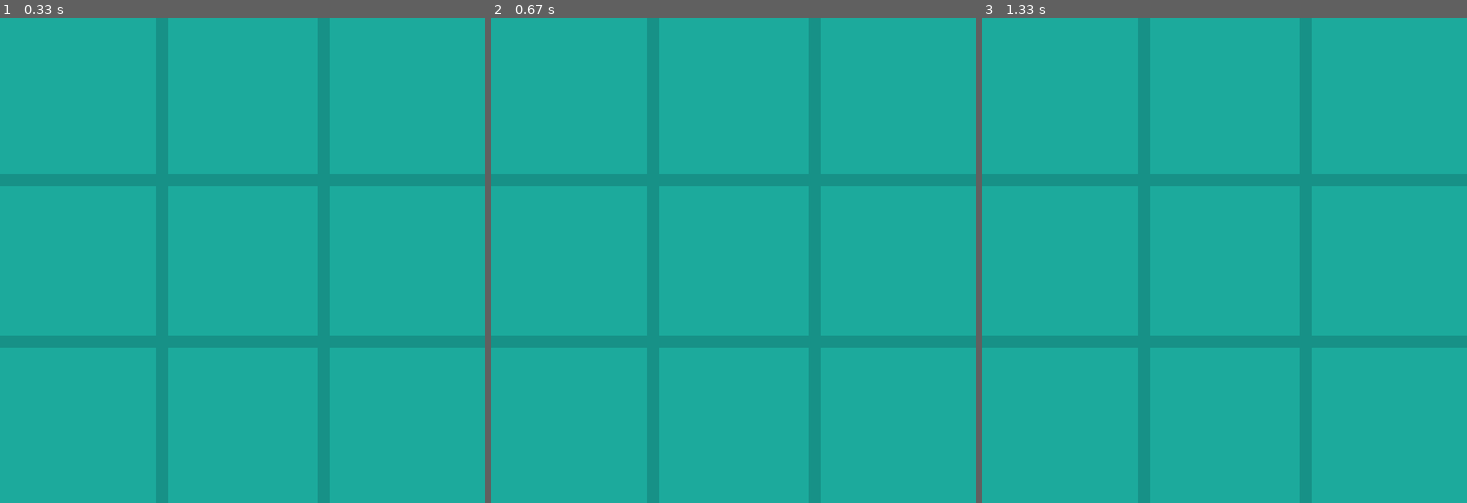
Above: before the commit, frames 1-3 (left to right).
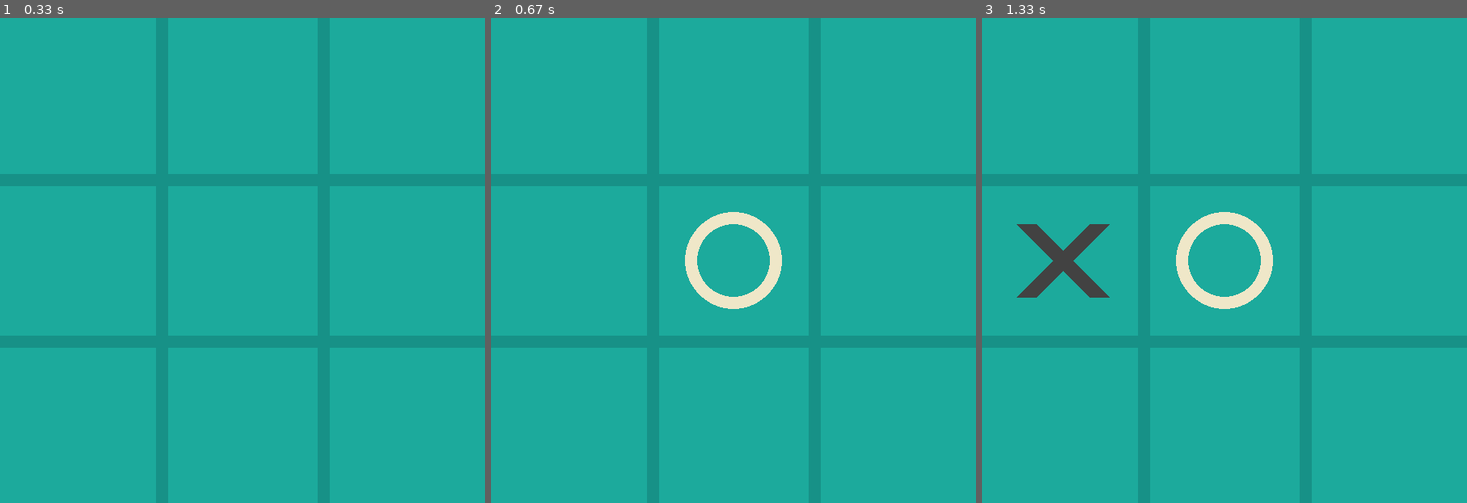
Above: after the commit, the same moments.

Repository: aa-ag/tictactoe
Game: pygame game, started from pygamev.py
Same seed, same stepped clock (60 frames per second), same inputs: the game is played once before the commit and once after it.
Inputs (mouse positions are in pixels of both pictures, inside the frame that each line leads up to):
- Up to frame 1 (0.33 s): no input
- Up to frame 2 (0.67 s): click (733, 260) at 0.38 s
- Up to frame 3 (1.33 s): click (1108, 265) at 0.72 s

Frame 1 is identical in both runs. In frame 2, 1.4% of the frame differs, in the area x 40-60%, y 40-60%; in frame 3, 2.5%, in the area x 7-60%, y 40-60%.

Commit message:
drawing X's

Diff:
--- a/pygamev.py
+++ b/pygamev.py
@@ -9,8 +9,14 @@
 LINE_WIDTH = 15
 BOARD_ROWS = 3
 BOARD_COLS = 3
+CIRCLE_RADIUS = 60
+CIRCLE_WIDTH = 15
+X_WIDTH = 25
 BACKGROUND = (28, 170, 156)
 LINES = (23, 145, 135)
+CIRCLE_COLOR = (239, 231, 200)
+X_COLOR = (66, 66, 66)
+SPACE = 55
 
 screen = pygame.display.set_mode((WIDTH, HEIGHT))
 pygame.display.set_caption('Tic Tac Toe')
@@ -34,6 +40,17 @@
     # 2nd vertical line
     pygame.draw.line(screen, LINES, (400, 0), (400, 600), LINE_WIDTH)
 
+def draw_figures():
+    '''
+    '''
+    for row in range(BOARD_ROWS):
+        for col in range(BOARD_COLS):
+            if board[row][col] == 1:
+                pygame.draw.circle(screen, CIRCLE_COLOR, (int(col * 200 + 200 / 2), int(row * 200 + 200 / 2)), CIRCLE_RADIUS, CIRCLE_WIDTH)
+            elif board[row][col] == 2:
+                pygame.draw.line(screen, X_COLOR, (col * 200 + SPACE, row * 200 + 200 - SPACE), (col * 200 + 200 - SPACE, row * 200 + SPACE), X_WIDTH)
+                pygame.draw.line(screen, X_COLOR, (col * 200 + SPACE, row * 200 + SPACE), (col * 200 + 200 - SPACE, row * 200 + 200 - SPACE), X_WIDTH)
+
 def square_move(row, col, player):
     '''
     Assigns position to player "move"
@@ -49,19 +66,19 @@
 def full_board():
     return 0 in board
 
-
+player = 1
 
 # TESTING
-square_move(0, 0, 1)
-square_move(0, 1, 1)
-square_move(0, 2, 1)
-square_move(1, 0, 1)
-square_move(1, 1, 1)
-square_move(1, 2, 1)
-square_move(2, 0, 1)
-square_move(2, 1, 1)
-square_move(2, 2, 1)
-print(board)
+# square_move(0, 0, 1)
+# square_move(0, 1, 1)
+# square_move(0, 2, 1)
+# square_move(1, 0, 1)
+# square_move(1, 1, 1)
+# square_move(1, 2, 1)
+# square_move(2, 0, 1)
+# square_move(2, 1, 1)
+# square_move(2, 2, 1)
+# print(board)
 # print(square_available(0,0))
 # square_move(0,0,1)
 # print(square_available(0,0))
@@ -81,7 +98,14 @@
             clicked_row = int(mouse_y // 200)
             clicked_col = int(mouse_x // 200)
 
-            print(clicked_row, clicked_col)
+            if square_available(clicked_row, clicked_col):
+                if player == 1:
+                    square_move(clicked_row, clicked_col, 1)
+                    player = 2
+                elif player == 2:
+                    square_move(clicked_row, clicked_col, 2)
+                    player = 1
+                draw_figures()
 
     pygame.display.update()
 
